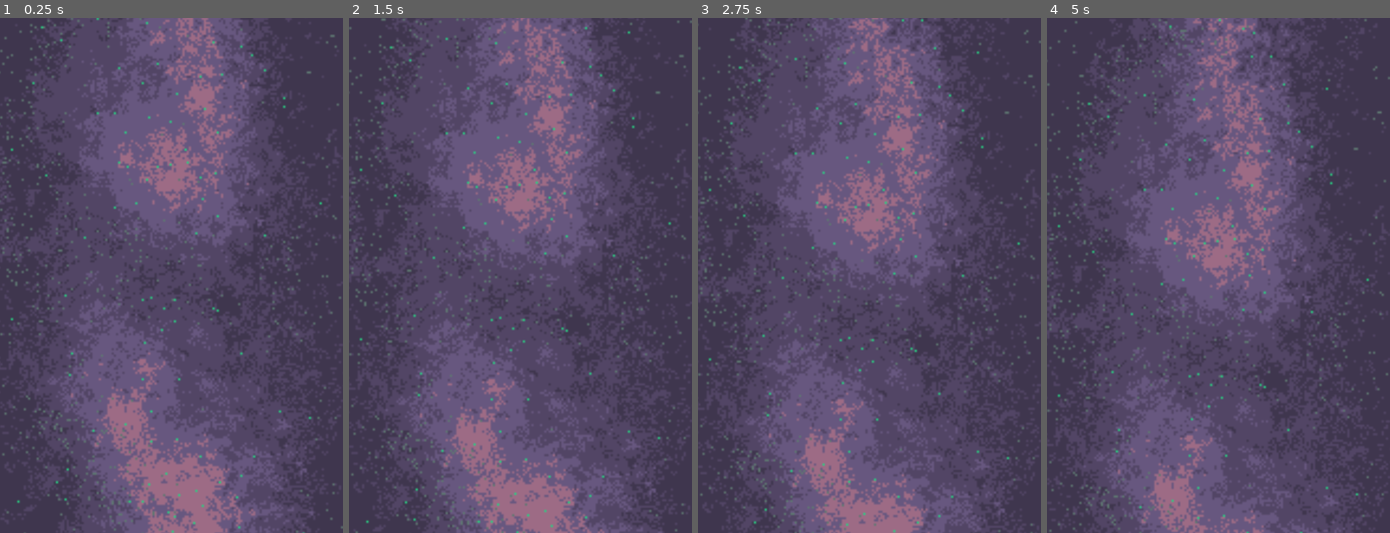
Above: before the commit, frames 1-4 (left to right).
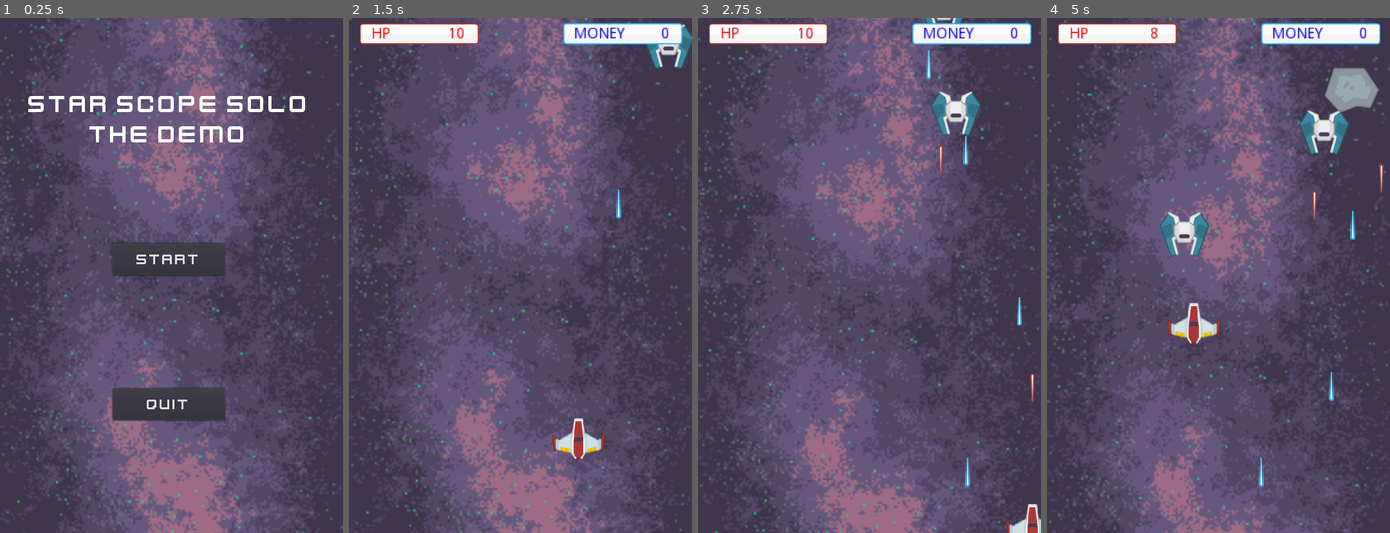
Above: after the commit, the same moments.

Repository: yang-official/super-secret-star-project
Game: Godot game, scene res://levels/demo_menu.tscn
The game is run twice, just before and just after one commit, with the same random seed, the same clock (stepped at 60 frames per second) and the same inputs. The project has no main scene, so this scene is started directly.
Inputs (mouse positions are in pixels of both pictures, inside the frame that each line leads up to):
- Up to frame 1 (0.25 s): no input
- Up to frame 2 (1.5 s): click (517, 260) at 0.5 s, where only the run after the commit has a clickable "START"; tap Enter at 1.25 s; move the mouse to (595, 249) at 1.27 s; hold Right (ui_right) from 1.28 s (still down)
- Up to frame 3 (2.75 s): tap Space at 1.52, 2.27 s; move the mouse to (800, 301) at 2.02 s; release Right (ui_right) at 2.03 s; hold Down (ui_down) from 2.03 s (still down)
- Up to frame 4 (5 s): move the mouse to (1252, 162) at 2.77 s; release Down (ui_down) at 2.78 s; hold Right (ui_right) 2.78-3.53 s; move the mouse to (1201, 378) at 3.52 s; hold Up (ui_up) 3.53-4.28 s; tap Space at 3.77, 4.52 s; move the mouse to (1321, 352) at 4.27 s; hold Left (ui_left) from 4.28 s (still down)

The runs differ from the first frame. In frame 1, 5.7% of the frame differs, in the area x 8-89%, y 15-79%; in frame 2, 14%; in frame 3, 14%; in frame 4, 15%, in the area x 0-100%, y 0-100%.

Commit message:
added start and quit

Diff:
--- /dev/null
+++ b/levels/Menu.gd
@@ -0,0 +1,20 @@
+extends Control
+
+# Declare member variables here. Examples:
+# var a = 2
+# var b = "text"
+
+# Called when the node enters the scene tree for the first time.
+func _ready():
+	pass # Replace with function body.
+
+# Called every frame. 'delta' is the elapsed time since the previous frame.
+#func _process(delta):
+#	pass
+
+
+func _on_Start_pressed():
+	get_tree().change_scene("res://levels/demo_level.tscn")
+
+func _on_Quit_pressed():
+	get_tree().quit()
--- a/levels/demo_menu.tscn
+++ b/levels/demo_menu.tscn
@@ -1,7 +1,17 @@
-[gd_scene load_steps=3 format=2]
+[gd_scene load_steps=7 format=2]
 
 [ext_resource path="res://assets/sprites/levels/background.png" type="Texture" id=1]
 [ext_resource path="res://levels/background.gd" type="Script" id=2]
+[ext_resource path="res://assets/fonts/kenvector_future.ttf" type="DynamicFontData" id=3]
+[ext_resource path="res://levels/Menu.gd" type="Script" id=4]
+
+[sub_resource type="DynamicFont" id=1]
+size = 48
+font_data = ExtResource( 3 )
+
+[sub_resource type="DynamicFont" id=2]
+size = 30
+font_data = ExtResource( 3 )
 
 [node name="demo_menu" type="Node2D"]
 
@@ -11,3 +21,37 @@
 scale = Vector2( 4, 4 )
 texture = ExtResource( 1 )
 script = ExtResource( 2 )
+
+[node name="Title" type="Label" parent="."]
+margin_left = 30.0
+margin_top = 130.0
+margin_right = 601.0
+margin_bottom = 247.0
+custom_fonts/font = SubResource( 1 )
+text = "STAR SCOPE SOLO
+THE DEMO"
+align = 1
+valign = 1
+
+[node name="Menu" type="Control" parent="."]
+margin_right = 640.0
+margin_bottom = 960.0
+script = ExtResource( 4 )
+
+[node name="Start" type="Button" parent="Menu"]
+margin_left = 210.0
+margin_top = 420.0
+margin_right = 420.0
+margin_bottom = 480.0
+custom_fonts/font = SubResource( 2 )
+text = "START"
+
+[node name="Quit" type="Button" parent="Menu"]
+margin_left = 210.0
+margin_top = 690.0
+margin_right = 420.0
+margin_bottom = 750.0
+custom_fonts/font = SubResource( 2 )
+text = "QUIT"
+[connection signal="pressed" from="Menu/Start" to="Menu" method="_on_Start_pressed"]
+[connection signal="pressed" from="Menu/Quit" to="Menu" method="_on_Quit_pressed"]
